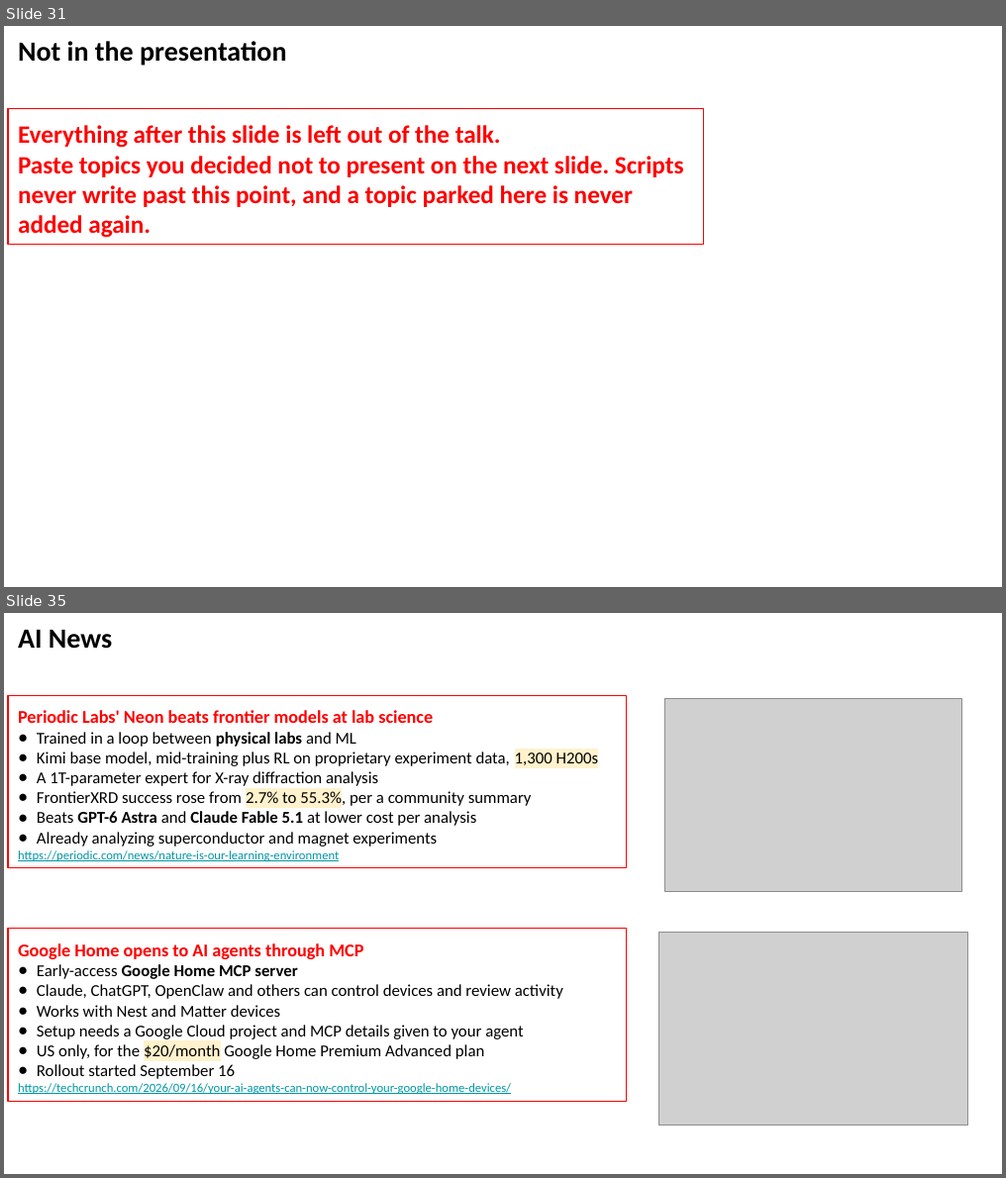
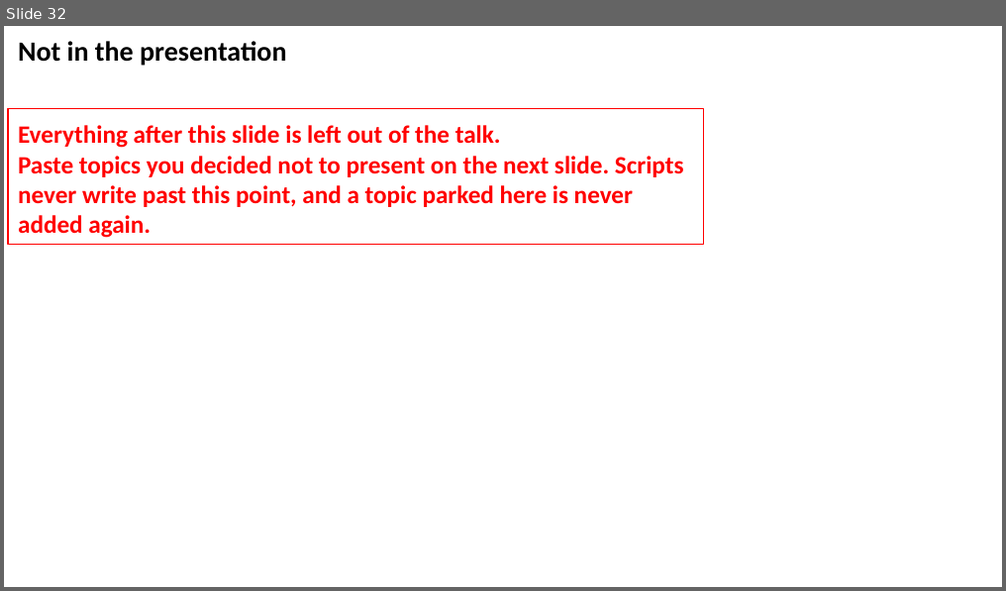
Before and after one commit to lselector/seminar, a slide deck: 2026/2026-09-25-AI-News.pptx. Shown one above the other, each under a label of ours: slides 31 and 35 before the commit, slide 32 after it; the slides between them are not shown. The pictures are 1006x1178 and 1006x591 pixels, drawn with LibreOffice and Linux fonts; fonts in the diff are those of the drawing; grey boxes stand for pictures. Boxes give left, top, right and bottom in pixels: in the first picture for what was removed or moved away, otherwise in the second. Text is boxed around its words. In the diff, an @@ line names an element or a change of style, - is before the commit and + after.

```diff
--- a/2026/2026-09-25-AI-News.pptx
+++ b/2026/2026-09-25-AI-News.pptx
@@ slide 35 removed at <box>4,613,1002,1174</box>, background #FFFFFF @@
@@ text removed at <box>18,629,112,649</box> @@
-AI News
@@ rectangle removed at <box>8,696,627,868</box> @@
-Periodic Labs' Neon beats frontier models at lab science
-● Trained in a loop between physical labs and ML
-● Kimi base model, mid-training plus RL on proprietary experiment data, 1,300 H200s
-● A 1T-parameter expert for X-ray diffraction analysis
-● FrontierXRD success rose from 2.7% to 55.3%, per a community summary
-● Beats GPT-6 Astra and Claude Fable 5.1 at lower cost per analysis
-● Already analyzing superconductor and magnet experiments
-https://periodic.com/news/nature-is-our-learning-environment
@@ picture removed at <box>664,699,963,892</box> @@
@@ rectangle removed at <box>8,930,627,1102</box> @@
-Google Home opens to AI agents through MCP
-● Early-access Google Home MCP server
-● Claude, ChatGPT, OpenClaw and others can control devices and review activity
-● Works with Nest and Matter devices
-● Setup needs a Google Cloud project and MCP details given to your agent
-● US only, for the $20/month Google Home Premium Advanced plan
-● Rollout started September 16
-https://techcrunch.com/2026/09/16/your-ai-agents-can-now-control-your-google-home-devices/
@@ picture removed at <box>658,932,967,1125</box> @@
@@ what was slide 31 is now slide 32 @@
```
Also in this commit, not shown: 8 slides changed, 3 slides added, 3 other slides removed.
